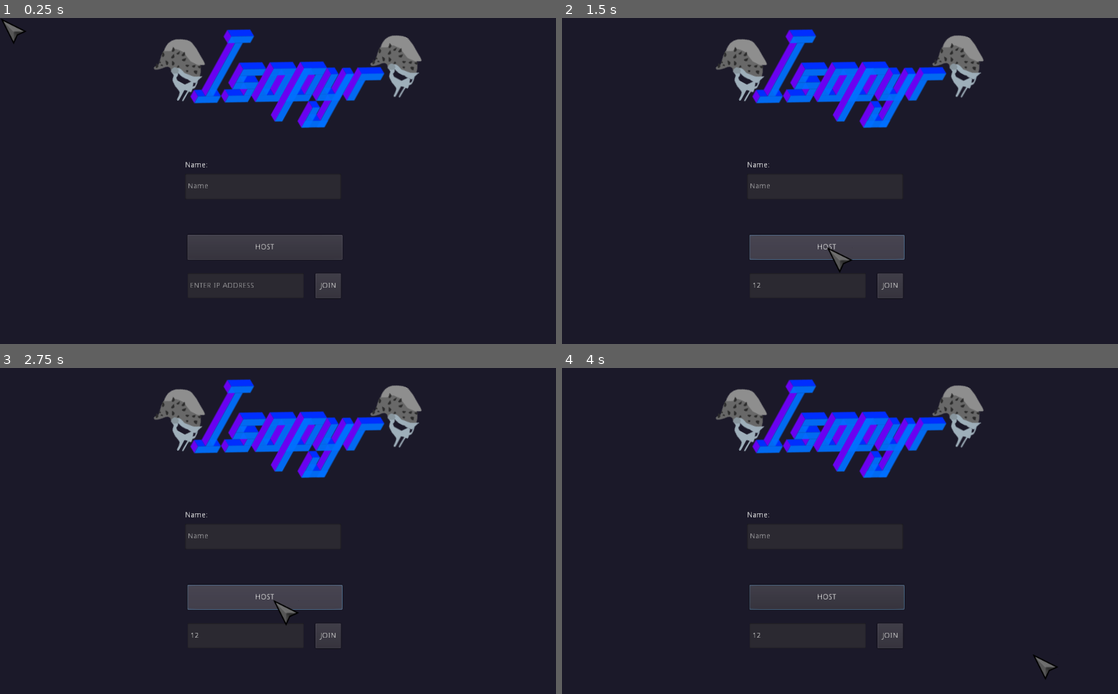
Above: before the commit, frames 1-4 (two rows, left to right).
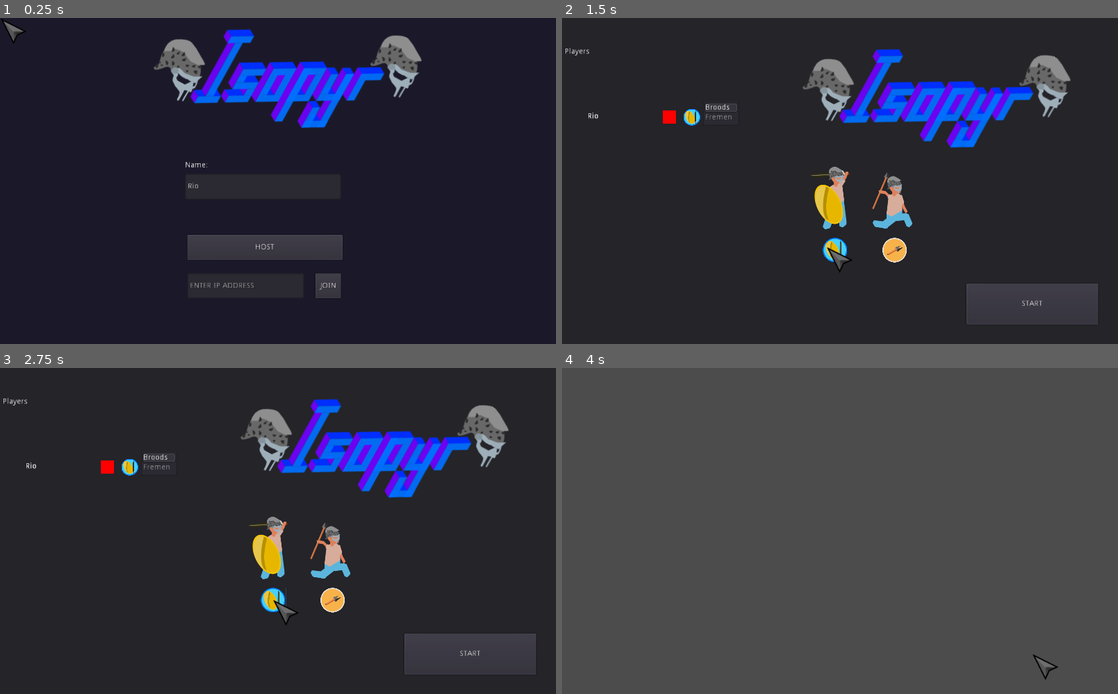
Above: after the commit, the same moments.

Repository: pjheden/isopyr
Game: Godot game, scene res://Start.tscn
The game is run twice, just before and just after one commit, with the same random seed, the same clock (stepped at 60 frames per second) and the same inputs. The engine's default icon, where the game draws it, is replaced by a stand-in: a white triangle on a blue panel in a dark square.
Inputs (mouse positions are in pixels of both pictures, inside the frame that each line leads up to):
- Up to frame 1 (0.25 s): no input
- Up to frame 2 (1.5 s): click (806, 285) at 0.52 s; type "12" at 0.6 s; click "HOST" at 1.25 s
- Up to frame 3 (2.75 s): click (272, 599) at 2.02 s
- Up to frame 4 (4 s): click (895, 599) at 2.77 s; click (1034, 654) at 3.5 s, where only the run after the commit has a clickable "START"

The runs differ from the first frame. In frame 1, less than 0.1% of the frame differs, in the area x 33-38%, y 50-53%; in frame 2, 17%; in frame 3, 17%; in frame 4, 97%, in the area x 0-100%, y 0-100%.
Error before the commit: Parse Error: The identifier "Hero" isn't declared in the current scope. (res://Start.gd:91)
Error after the commit: Assertion failed. (res://autoloads/Network.gd:152)

Commit message:
ADD support for teams

Diff:
--- a/Start.gd
+++ b/Start.gd
@@ -73,7 +73,7 @@
 		i += 1
 
 ## add_player adds a a player (info) to the loby screen
-func add_player(index, info) -> void:
+func add_player(index: int, info: Dictionary) -> void:
 	var pu = player_ui_scene.instance()
 	pu.update_info(info)
 	# TODO: write this better
@@ -88,8 +88,10 @@
 
 
 func _on_SwordButton_pressed():
-	Network.broadcast_hero_change(get_tree().get_network_unique_id(), Hero.SWORD)
-
+	Network.broadcast_hero_change(get_tree().get_network_unique_id(), Global.Hero.SWORD)
 
 func _on_SpearButton_pressed():
-	Network.broadcast_hero_change(get_tree().get_network_unique_id(), Hero.SPEAR)
+	Network.broadcast_hero_change(get_tree().get_network_unique_id(), Global.Hero.SPEAR)
+
+func set_team(team_index: int) -> void:
+	Network.broadcast_team_change(get_tree().get_network_unique_id(), team_index)
--- a/autoloads/Game.gd
+++ b/autoloads/Game.gd
@@ -33,6 +33,7 @@
 		player_info[id]["name"] = p_i[id]["name"]
 		player_info[id]["color"] = p_i[id]["color"]
 		player_info[id]["hero"] = p_i[id]["hero"]
+		player_info[id]["team"] = p_i[id]["team"]
 		player_info[id]["alive"] = true
 
 ## lobby cleans up the level, players and such and return the visuals to the lobby
@@ -61,6 +62,7 @@
 		var spawn_pos = spawns_node.get_child(spawn_points[p_id]).global_position
 		var player = character_scene(player_info[p_id]["hero"]).instance()
 		player.set_name(str(p_id))
+		player.set_team(player_info[p_id]["team"])
 		player.id = p_id
 		player.set_network_master(p_id)
 		player.global_position = spawn_pos
--- a/autoloads/Network.gd
+++ b/autoloads/Network.gd
@@ -60,6 +60,7 @@
 	var colors = [Color8(0,0,0), Color8(255,255,255), Color8(255,0,0), Color8(0,255,0), Color8(0,0,255)]
 	d["color"] = colors[randi() % colors.size()]
 	d["hero"] = "Sword"
+	d["team"] = 0
 	return d
 
 func _player_connected(id):
@@ -180,6 +181,17 @@
 	var txt = Global.get_hero_icon(players_info[p_id]["hero"])
 	pu.set_icon(txt)
 
+func broadcast_team_change(p_id: int, team: int) -> void:
+	print("broadcasting team change %s" % team)
+	rpc("change_team", get_tree().get_network_unique_id(), team)
+
+## change_team changes the selected team to {team} for player {p_id}
+remotesync func change_team(p_id: int, team: int) -> void:
+	players_info[p_id]["team"] = team
+	var name = "LobbyPlayer-" + players_info[p_id]["name"]
+	var pu = get_node("/root/Server_browser/Lobby/Players/" + name)
+	pu.set_team(team)
+
 func puppet_networked_object_name_index_set(new_value):
 	networked_object_name_index = new_value
 
--- a/scenes/characters/SimpleEnemy.gd
+++ b/scenes/characters/SimpleEnemy.gd
@@ -3,6 +3,7 @@
 # constants
 export var speed: Vector2 = Vector2(128, 128)
 export var hp: float = 100.0
+export var team: int = 1
 
 # variables
 var player_rotation : float = 0.0
@@ -25,7 +26,10 @@
 	return player_rotation
 
 func _on_Hitbox_mouse_entered():
-	Mouse.play_danger(self)
+	if team == Global.player_master.get_team():
+		Mouse.play_friendly(self)
+	else:
+		Mouse.play_danger(self)
 
 func _on_Hitbox_mouse_exited():
 	Mouse.reset()
--- a/scenes/characters/player/Player.gd
+++ b/scenes/characters/player/Player.gd
@@ -7,6 +7,7 @@
 export var attack_damage = 10
 # Player variables
 var id: int # RPC id
+var team: int
 var player_rotation : float = 0.0
 var velocity: Vector2
 var dir: Vector2
@@ -60,6 +61,13 @@
 func flip_sprite(flip: bool) -> void:
 	sprite.flip_h = flip
 
+func set_team(team: int) -> void:
+	self.team = team
+	#add_to_group("team_%s" % team)
+
+func get_team() -> int:
+	return team
+
 func play_animation(down: bool, type: String = "Move") -> void:
 	match type:
 		"Idle":
--- a/scenes/levels/level3.tscn
+++ b/scenes/levels/level3.tscn
@@ -57,12 +57,16 @@
 scale = Vector2( 0.364, 0.364 )
 
 [node name="SimpleEnemy" parent="YSort" instance=ExtResource( 9 )]
-position = Vector2( -110, -138 )
+position = Vector2( -895, -591 )
 
 [node name="ArrowTrap" parent="YSort" instance=ExtResource( 10 )]
 position = Vector2( 419, -661 )
 
 [node name="Players" type="Node" parent="YSort"]
+
+[node name="SimpleEnemy2" parent="YSort" instance=ExtResource( 9 )]
+position = Vector2( -1034, -468 )
+team = 0
 
 [node name="Spawns" type="Node" parent="."]
 
--- a/scenes/ui/HPbar.tscn
+++ b/scenes/ui/HPbar.tscn
@@ -12,6 +12,3 @@
 texture_progress = ExtResource( 2 )
 tint_under = Color( 0, 0, 0, 0.290196 )
 tint_progress = Color( 0.709804, 0.243137, 0.243137, 1 )
-__meta__ = {
-"_edit_use_anchors_": false
-}
--- a/scenes/ui/LobbyPlayer.gd
+++ b/scenes/ui/LobbyPlayer.gd
@@ -1,10 +1,20 @@
 extends Control
 
+onready var team_list = $ItemList
+
+func _ready() -> void:
+	team_list.select(0)
 
 func update_info(info: Dictionary) -> void:
-	print("updating info: ", info)
 	$Name.text = info["name"]
 	$Color.color = info["color"]
 
 func set_icon(texture: Texture) -> void:
 	$TextureRect.texture = texture
+
+func set_team(team_index: int) -> void:
+	team_list.select(team_index)
+
+
+func _on_team_selected(team_index: int) -> void:
+	get_parent().get_parent().get_parent().set_team(team_index)
--- a/scenes/ui/LobbyPlayer.tscn
+++ b/scenes/ui/LobbyPlayer.tscn
@@ -48,6 +48,17 @@
 margin_top = 3.0
 margin_right = 182.0
 margin_bottom = 27.0
-__meta__ = {
-"_edit_use_anchors_": false
-}
+
+[node name="ItemList" type="ItemList" parent="."]
+anchor_top = 1.0
+anchor_bottom = 1.0
+margin_left = 231.0
+margin_top = -48.0
+margin_right = 297.0
+margin_bottom = -3.0
+rect_min_size = Vector2( 40, 40 )
+rect_pivot_offset = Vector2( 37, 39 )
+items = [ "Broods", null, false, "Fremen", null, false ]
+allow_reselect = true
+
+[connection signal="item_selected" from="ItemList" to="." method="_on_team_selected"]
